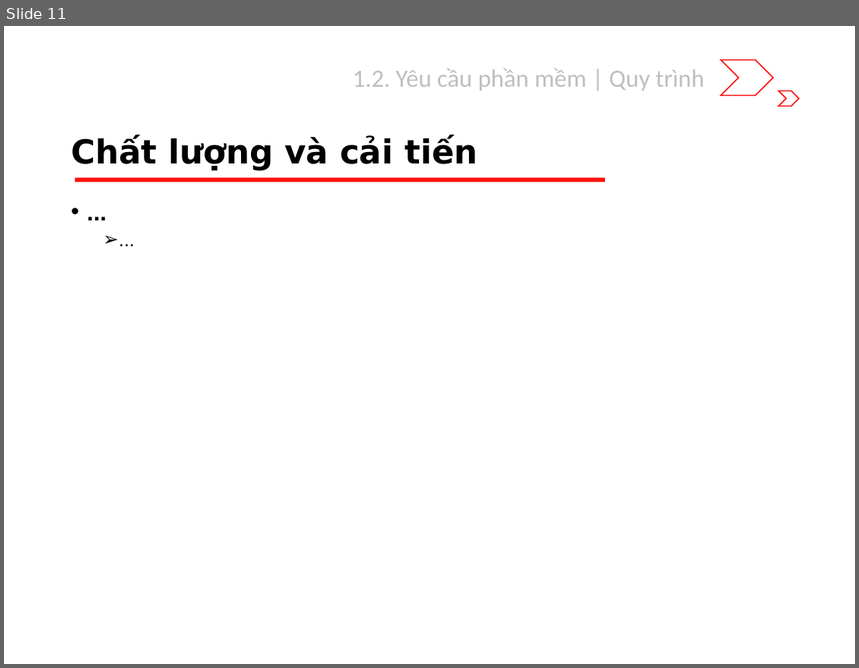
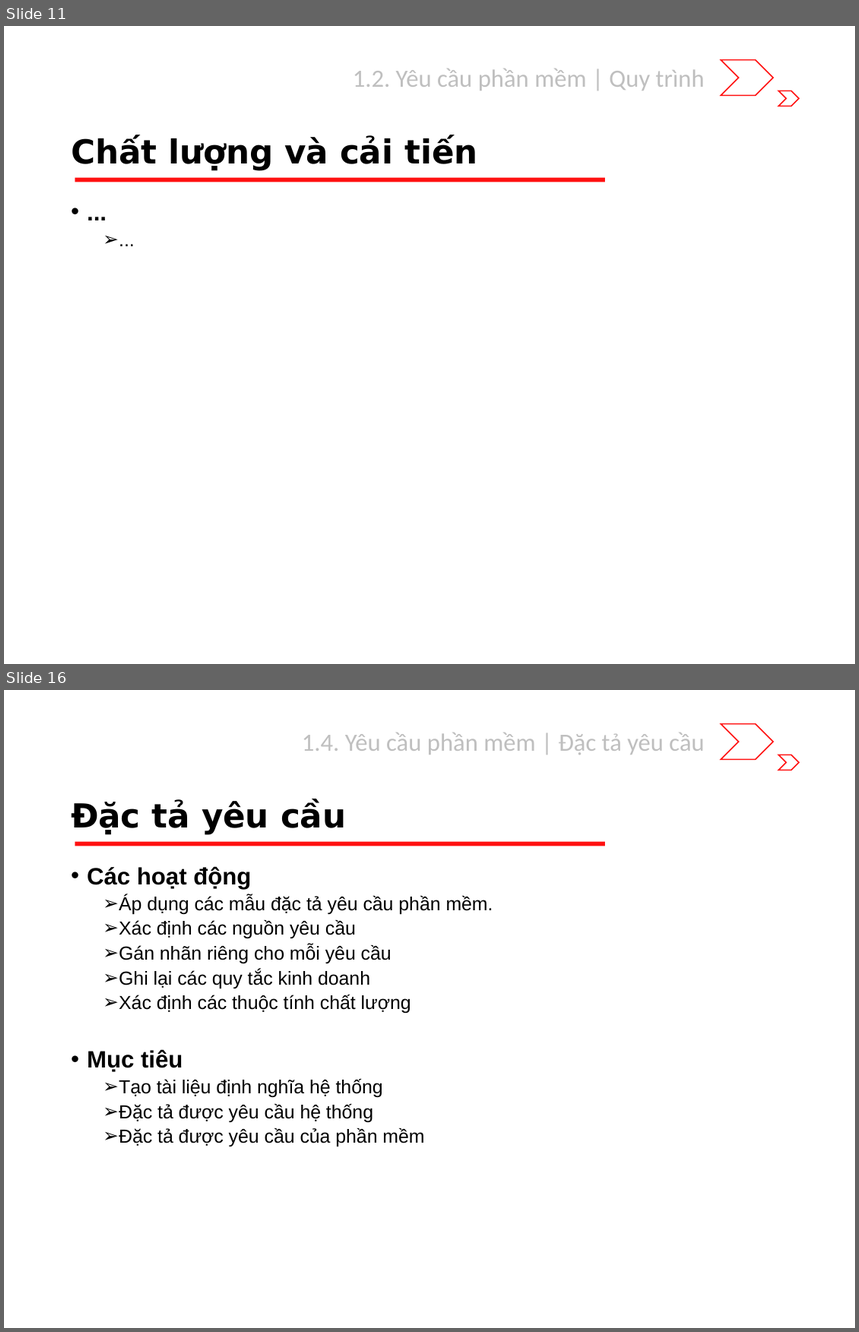
Before and after one commit to riverspart/uet-adv-sw-engineering, a slide deck: slide/dev/chapter_1/slide.pptx. Shown one above the other, each under a label of ours: slide 11 before the commit, slides 11 and 16 after it; the slides between them are not shown. The pictures are 859x668 and 859x1332 pixels, drawn with LibreOffice and Linux fonts; fonts in the diff are those of the drawing. Boxes give left, top, right and bottom in pixels: in the first picture for what was removed or moved away, otherwise in the second. Text is boxed around its words. In the diff, an @@ line names an element or a change of style, - is before the commit and + after.

```diff
--- a/slide/dev/chapter_1/slide.pptx
+++ b/slide/dev/chapter_1/slide.pptx
@@ slide 16 added at bbox=[4, 690, 855, 1328], background #FFFFFF; not listed: 3 template elements that a slide beside it also shows @@
@@ text added at bbox=[302, 733, 704, 755], 21 pt, text #BFBFBF @@
+1.4. Yêu cầu phần mềm | Đặc tả yêu cầu
@@ title added at bbox=[71, 801, 346, 835], 28 pt, text #000000, bold @@
+Đặc tả yêu cầu
@@ text added at bbox=[87, 866, 493, 1147], 16 pt, text #000000 @@
+• Các hoạt động
+  ➢ Áp dụng các mẫu đặc tả yêu cầu phần mềm.
+  ➢ Xác định các nguồn yêu cầu
+  ➢ Gán nhãn riêng cho mỗi yêu cầu
+  ➢ Ghi lại các quy tắc kinh doanh
+  ➢ Xác định các thuộc tính chất lượng
+• Mục tiêu
+  ➢ Tạo tài liệu định nghĩa hệ thống
+  ➢ Đặc tả được yêu cầu hệ thống
+  ➢ Đặc tả được yêu cầu của phần mềm
```
Also in this commit, not shown: 3 slides changed, 7 other slides added.
